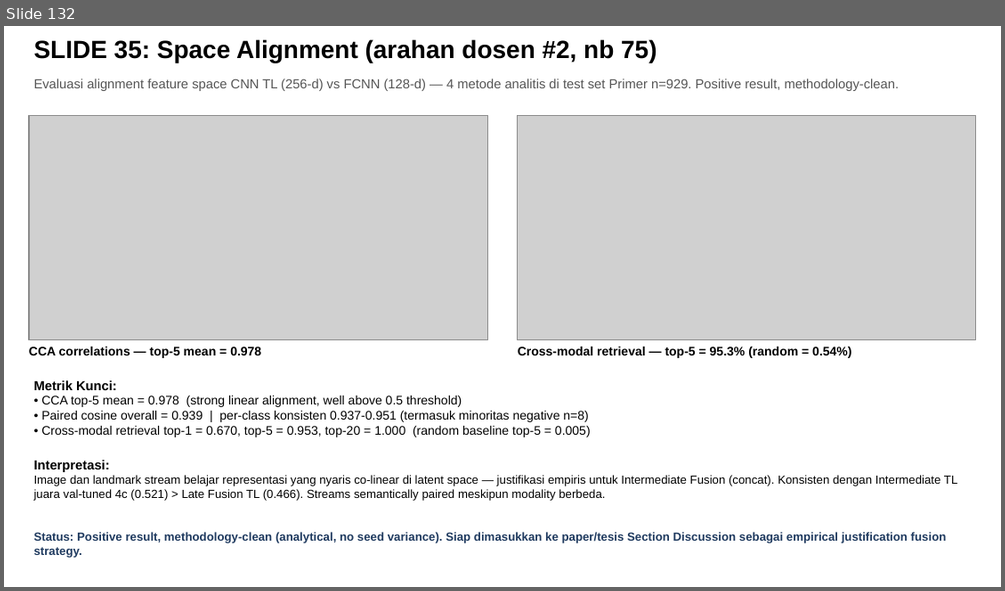
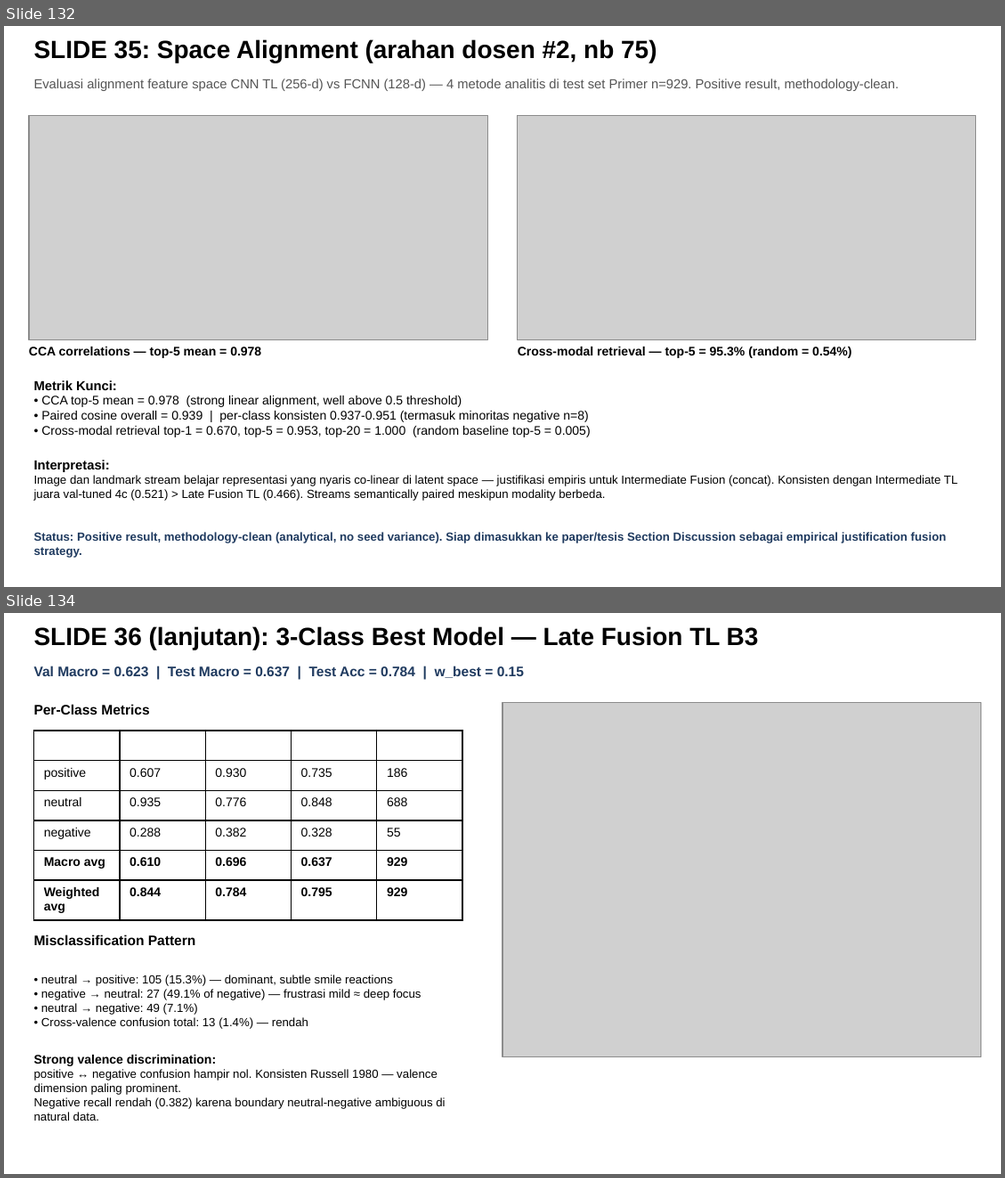
Before and after one commit to taufikhdyt01/MultimodalEmoLearn-CNN-LSTM, a slide deck: docs/PPT Bimbingan.pptx. Shown one above the other, each under a label of ours: slide 132 before the commit, slides 132 and 134 after it; the slides between them are not shown. The pictures are 1005x591 and 1005x1178 pixels, drawn with LibreOffice and Linux fonts; fonts in the diff are those of the drawing; grey boxes stand for pictures. Boxes give left, top, right and bottom in pixels: in the first picture for what was removed or moved away, otherwise in the second. Text is boxed around its words. In the diff, an @@ line names an element or a change of style, - is before the commit and + after.

```diff
--- a/docs/PPT Bimbingan.pptx
+++ b/docs/PPT Bimbingan.pptx
@@ slide 134 added at (4, 613, 1001, 1174), background #FFFFFF @@
@@ text added at (34, 626, 759, 650), 18 pt, text #000000, bold @@
+SLIDE 36 (lanjutan): 3-Class Best Model — Late Fusion TL B3
@@ text added at (34, 666, 524, 678), 10 pt, text #1F3A5F, bold @@
+Val Macro = 0.623 | Test Macro = 0.637 | Test Acc = 0.784 | w_best = 0.15
@@ text added at (34, 704, 149, 714), 10 pt, text #000000, bold @@
+Per-Class Metrics
@@ picture added at (502, 703, 981, 1056) @@
@@ table added at (34, 730, 462, 1110), 6 rows, 5 columns @@
+Class | Prec | Recall | F1 | Support
+positive | 0.607 | 0.930 | 0.735 | 186
+neutral | 0.935 | 0.776 | 0.848 | 688
+negative | 0.288 | 0.382 | 0.328 | 55
+Macro avg | 0.610 | 0.696 | 0.637 | 929
+Weighted avg | 0.844 | 0.784 | 0.795 | 929
@@ text added at (34, 934, 445, 1120), 8.5 pt, text #000000 @@
+Misclassification Pattern
+• neutral → positive: 105 (15.3%) — dominant, subtle smile reactions
+• negative → neutral: 27 (49.1% of negative) — frustrasi mild ≈ deep focus
+• neutral → negative: 49 (7.1%)
+• Cross-valence confusion total: 13 (1.4%) — rendah
+Strong valence discrimination:
+positive ↔ negative confusion hampir nol. Konsisten Russell 1980 — valence dimension paling prominent.
+Negative recall rendah (0.382) karena boundary neutral-negative ambiguous di natural data.
```
Also in this commit, not shown: 1 slide changed, 1 other slide added, 1 other file.
